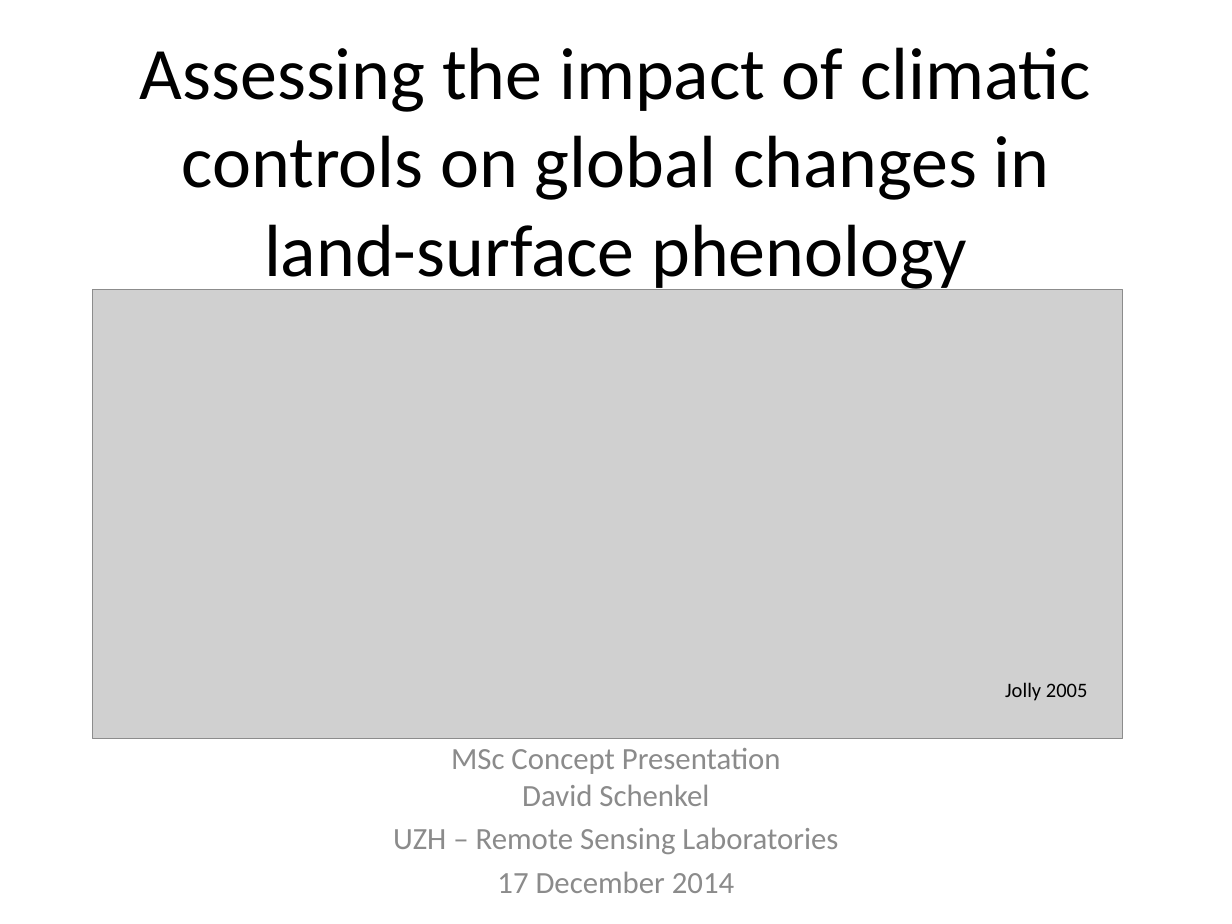
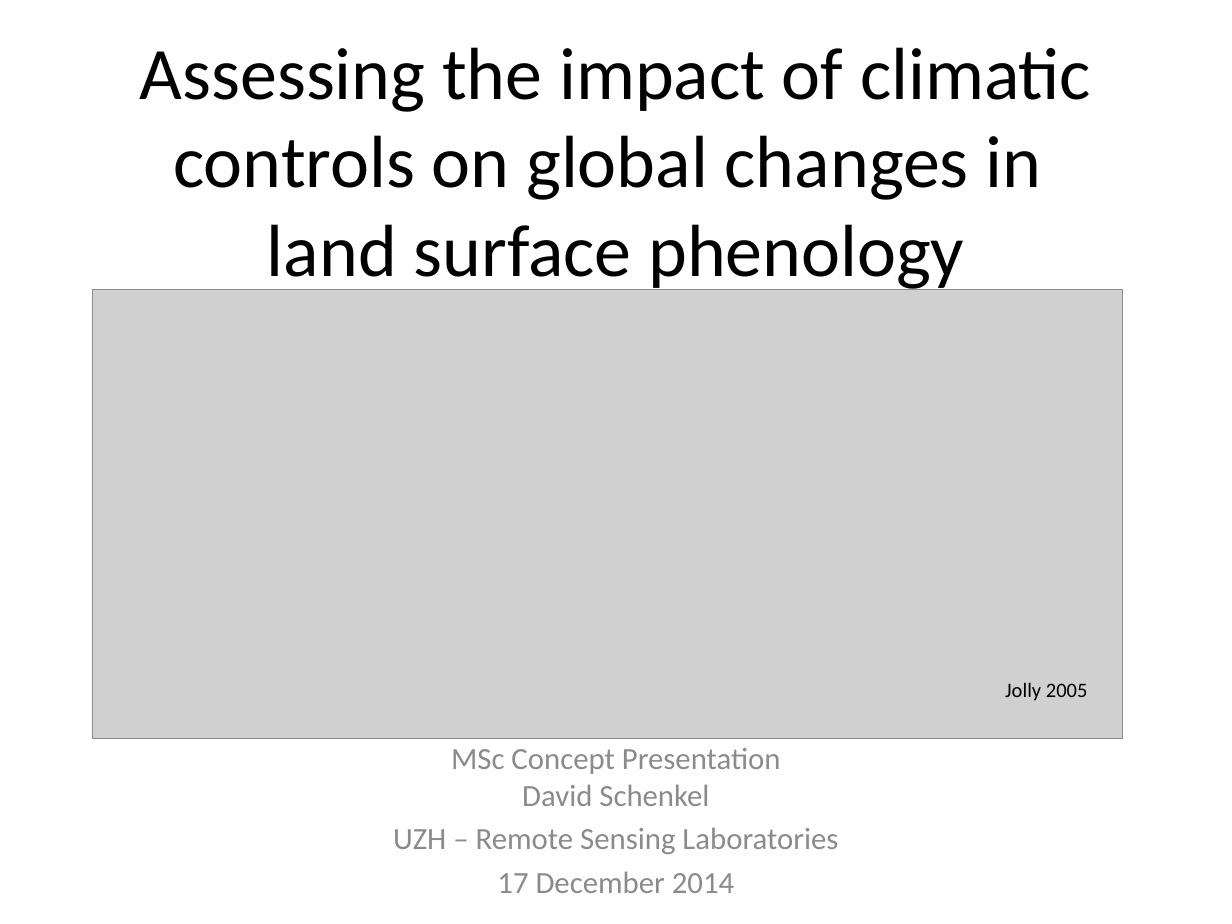
Before and after one commit to dschenkel/geo511, a slide deck: slide 1 of concept_presentation.pptx. Drawn at 1232x924 pixels with LibreOffice and Linux fonts; fonts in the diff are those of the drawing; grey boxes stand for pictures. Boxes give left, top, right and bottom in pixels: in the first picture for what was removed or moved away, otherwise in the second. Text is boxed around its words. In the diff, an @@ line names an element or a change of style, - is before the commit and + after.

```diff
--- a/concept_presentation.pptx
+++ b/concept_presentation.pptx
@@ title at (140, 47, 1091, 293): text changed @@
-Assessing the impact of climatic controls on global changes in land-surface phenology
+Assessing the impact of climatic controls on global changes in
+land surface phenology
```
Also in this commit, not shown: 18 other slides changed, 1 slide added, 2 other files.
